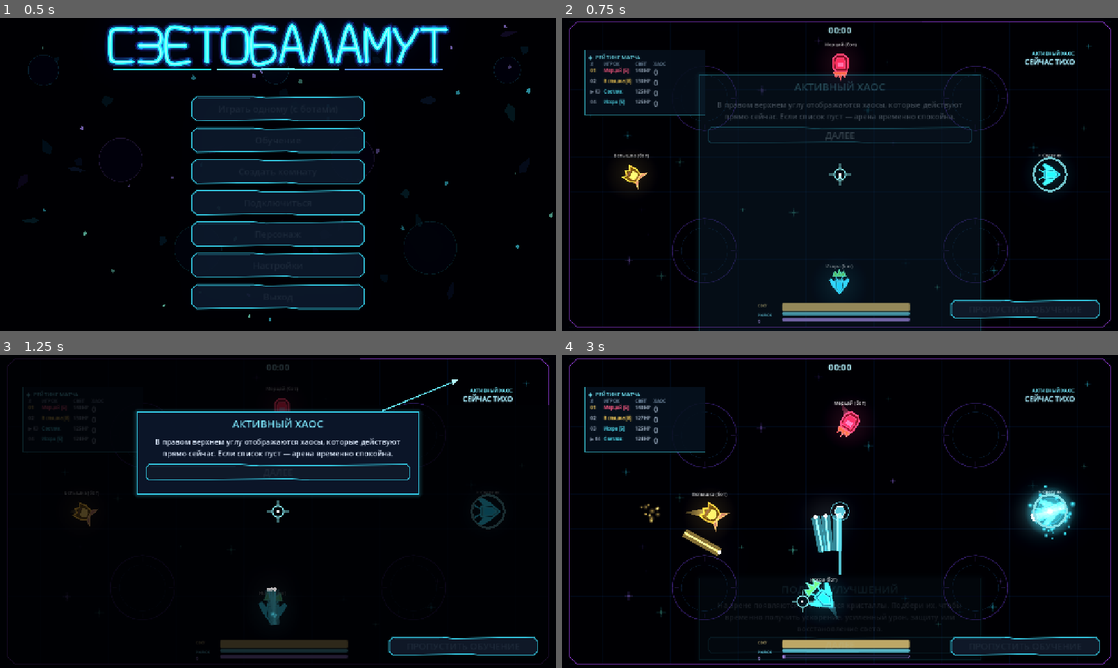
Above: before the commit, frames 1-4 (two rows, left to right).
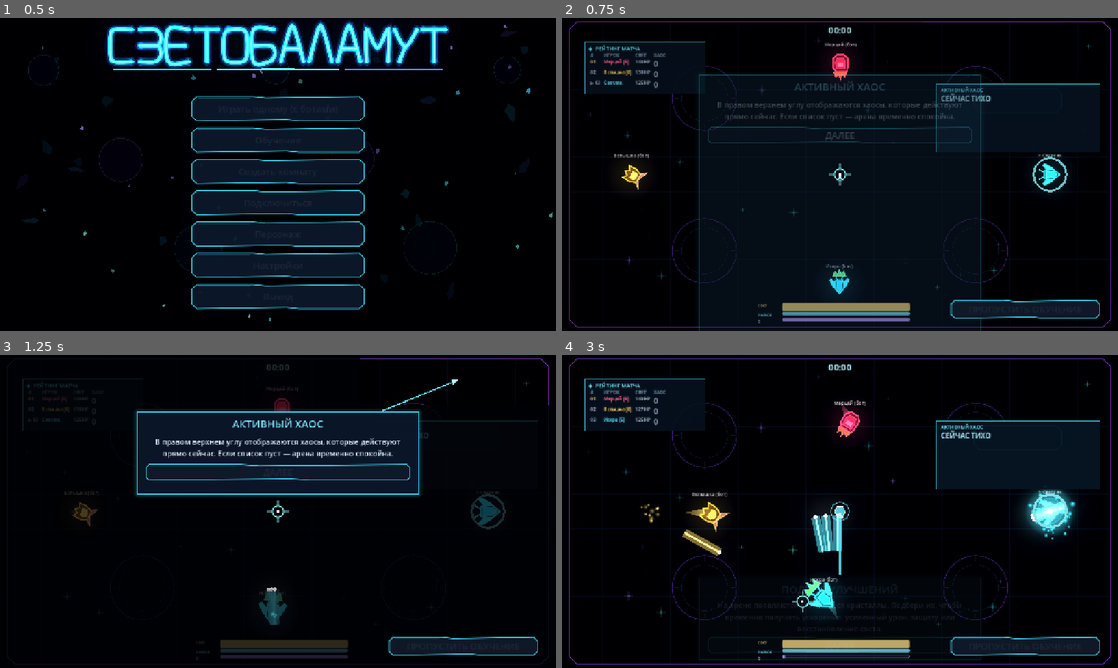
Above: after the commit, the same moments.

Repository: DvoreZZKy/svetobalamut
Game: Godot game, scene res://scenes/menu.tscn
Same seed, same stepped clock (60 frames per second), same inputs: the game is played once before the commit and once after it.
Inputs (mouse positions are in pixels of both pictures, inside the frame that each line leads up to):
- Up to frame 1 (0.5 s): no input
- Up to frame 2 (0.75 s): click "Играть одному (с ботами)" at 0.5 s
- Up to frame 3 (1.25 s): no input
- Up to frame 4 (3 s): tap Enter (restart) at 1.25 s; move the mouse to (867, 511) at 1.27 s; hold W (up) 1.28-2 s; tap Q (ability) at 1.35 s; click (867, 511) at 1.42 s; click "ДАЛЕЕ" at 2 s; move the mouse to (812, 511) at 2.77 s; hold W (up) from 2.78 s (still down); tap Space (dash) at 2.85 s; click (812, 511) at 2.92 s

Frame 1 is identical in both runs. In frame 2, 5.6% of the frame differs, in the area x 4-97%, y 7-43%; in frame 3, 0.7%; in frame 4, 7.2%.

Commit message:
Fix leaderboard layout, sorting, chaos frame and results click handling

Diff:
--- a/scripts/arena.gd
+++ b/scripts/arena.gd
@@ -315,8 +315,8 @@
 	timer_lbl.anchor_right = 1.0
 	timer_lbl.offset_left = -430
 	timer_lbl.offset_right = -100
-	timer_lbl.offset_top = 74
-	timer_lbl.offset_bottom = 332
+	timer_lbl.offset_top = 54
+	timer_lbl.offset_bottom = 312
 	timer_lbl.horizontal_alignment = HORIZONTAL_ALIGNMENT_RIGHT
 	timer_lbl.add_theme_font_size_override("normal_font_size", 11)
 	timer_lbl.add_theme_font_override("normal_font", _bold_hud_font())
@@ -346,7 +346,7 @@
 	score_lbl.bbcode_enabled = true
 	score_lbl.fit_content = false
 	score_lbl.scroll_active = false
-	score_lbl.position = Vector2(52, 74)
+	score_lbl.position = Vector2(52, 54)
 	score_lbl.size = Vector2(280, 150)
 	score_lbl.clip_contents = true
 	score_lbl.mouse_filter = Control.MOUSE_FILTER_IGNORE
@@ -372,8 +372,8 @@
 	help_lbl.anchor_right = 1.0
 	help_lbl.offset_left = -356
 	help_lbl.offset_right = -16
-	help_lbl.offset_top = 94
-	help_lbl.offset_bottom = 170
+	help_lbl.offset_top = 74
+	help_lbl.offset_bottom = 150
 	help_lbl.anchor_top = 0.0
 	help_lbl.anchor_bottom = 0.0
 	help_lbl.horizontal_alignment = HORIZONTAL_ALIGNMENT_RIGHT
@@ -487,7 +487,7 @@
 	over_rect = ColorRect.new()
 	over_rect.color = Color(0.003, 0.004, 0.018, 0.84)
 	over_rect.set_anchors_and_offsets_preset(Control.PRESET_FULL_RECT)
-	over_rect.mouse_filter = Control.MOUSE_FILTER_STOP
+	over_rect.mouse_filter = Control.MOUSE_FILTER_IGNORE
 	over_rect.visible = false
 	cl.add_child(over_rect)
 	over_shape = Polygon2D.new()
@@ -1213,6 +1213,20 @@
 	if timer_lbl.text != chaos_text:
 		timer_lbl.text = chaos_text
 	timer_lbl.modulate = Color.WHITE
+	timer_shape.color = Color("#0b1b30", 0.94)
+	timer_outline.default_color = Color("#39d9f0", 0.92)
+	timer_shape.position = Vector2(get_viewport_rect().size.x - 230.0, 190.0)
+	timer_outline.position = timer_shape.position
+	timer_lbl.anchor_top = 0.0
+	timer_lbl.anchor_bottom = 0.0
+	timer_lbl.anchor_left = 1.0
+	timer_lbl.anchor_right = 1.0
+	timer_lbl.offset_left = -420.0
+	timer_lbl.offset_right = -40.0
+	timer_lbl.offset_top = 150.0
+	timer_lbl.offset_bottom = 310.0
+	timer_lbl.horizontal_alignment = HORIZONTAL_ALIGNMENT_LEFT
+	timer_lbl.add_theme_stylebox_override("normal", _chaos_panel_style())
 	var rows: Array = []
 	var me: Dictionary = {}
 	for pd in view.get("pl", []):
@@ -1221,7 +1235,12 @@
 		if not pd.d:
 			rows.append(pd)
 	# Leaderboard follows the actual match objective: chaos first, then remaining light.
-	rows.sort_custom(func(a, b): return a.pt > b.pt if a.pt != b.pt else a.l > b.l)
+	rows.sort_custom(func(a, b):
+		if bool(a.s) != bool(b.s):
+			return not bool(a.s)
+		if int(a.pt) != int(b.pt):
+			return int(a.pt) > int(b.pt)
+		return float(a.l) > float(b.l))
 	var txt := "[font_size=12][color=#74edff][b]◈  РЕЙТИНГ МАТЧА[/b][/color][/font_size]\n"
 	txt += "[table=4]"
 	txt += "[cell][color=#718ba5]#[/color][/cell]"
@@ -1245,6 +1264,7 @@
 		txt += "[cell][color=#9aacc0]%s[/color][/cell]" % state_text
 		txt += "[cell][color=%s][b]%d[/b][/color][/cell]" % [chaos_color, int(pd.pt)]
 	txt += "[/table]"
+	score_lbl.size.y = 48.0 + float(rows.size()) * 18.0
 	if txt != last_score_text:  # re-parsing BBCode every frame was needless work
 		last_score_text = txt
 		score_lbl.text = txt
@@ -1273,6 +1293,7 @@
 		if me.s:
 			help_lbl.text = "ТЫ — ТЕНЬ\nПКМ / E рядом с игроком — вселение"
 	if over:
+		Input.mouse_mode = Input.MOUSE_MODE_VISIBLE
 		over_rect.visible = true
 		over_shape.visible = true
 		over_outline.visible = true
@@ -1340,6 +1361,7 @@
 		over_menu_btn.visible = false
 
 func _open_result_category(category: String) -> void:
+	Input.mouse_mode = Input.MOUSE_MODE_VISIBLE
 	result_detail_open = true
 	var key: String = str({"УРОН":"dm", "ХИЛ":"hl", "УБИЙСТВА":"ki", "ХАОС":"pt"}.get(category, "pt"))
 	var rows: Array = []
@@ -1393,6 +1415,19 @@
 
 
 # -------------------------------------------------------------- эффекты ---
+
+func _chaos_panel_style() -> StyleBoxFlat:
+	var style := StyleBoxFlat.new()
+	style.bg_color = Color("#071625", 0.94)
+	style.border_color = Color("#39d9f0", 0.82)
+	style.set_border_width_all(2)
+	style.set_corner_radius_all(0)
+	style.content_margin_left = 12
+	style.content_margin_right = 12
+	style.content_margin_top = 8
+	style.content_margin_bottom = 8
+	return style
+
 func _style_result_button(button: Button, accent: Color) -> void:
 	for state in ["normal", "hover", "pressed", "focus", "disabled"]:
 		var style := StyleBoxFlat.new()
@@ -1427,11 +1462,13 @@
 	over_lbl.size = Vector2(panel_size.x - 104.0, panel_size.y - 150.0)
 	over_lbl.add_theme_font_size_override("normal_font_size", 20)
 	over_lbl.add_theme_constant_override("line_separation", 5)
-	var cards_y := pos.y + 150.0
+	var cards_y := pos.y + 168.0
+	var card_width := (panel_size.x - 150.0) / 4.0
+	var card_height := panel_size.y - 310.0
 	for i in result_cards.size():
-		result_cards[i].position = Vector2(pos.x + 55.0 + float(i) * 220.0, cards_y)
-		result_cards[i].size = Vector2(190, 150)
-	over_lbl.size.y = 110.0
+		result_cards[i].position = Vector2(pos.x + 55.0 + float(i) * (card_width + 12.0), cards_y)
+		result_cards[i].size = Vector2(card_width, card_height)
+	over_lbl.size.y = 120.0
 	var buttons_y := pos.y + panel_size.y - 82.0
 	over_restart_btn.position = Vector2(pos.x + panel_size.x * 0.5 - 232.0, buttons_y)
 	over_menu_btn.position = Vector2(pos.x + panel_size.x * 0.5 + 22.0, buttons_y)
